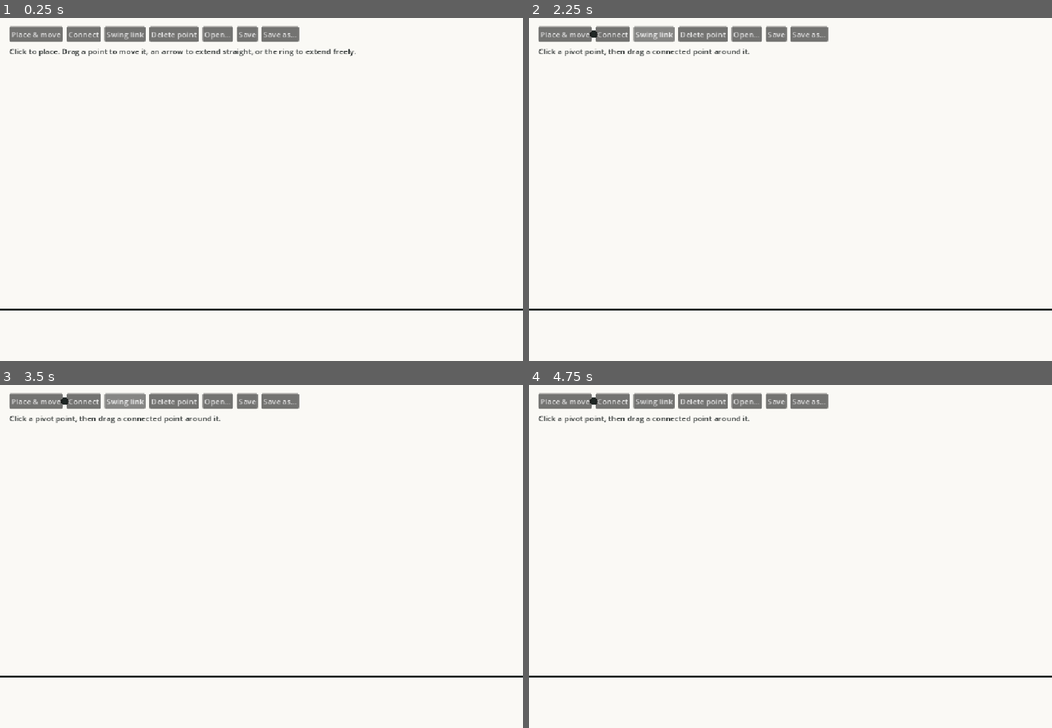
Above: before the commit, frames 1-4 (two rows, left to right).
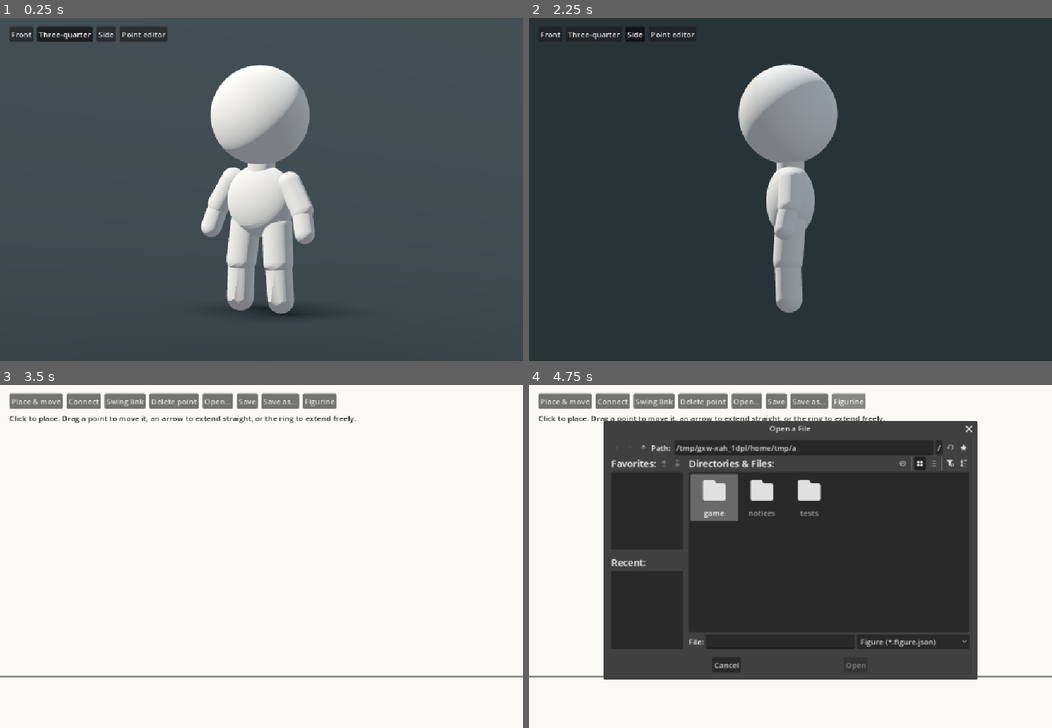
Above: after the commit, the same moments.

Repository: mdlvr1w/creation-game
Game: Godot game, scene res://game/mannequin_view.tscn
Same seed, same stepped clock (60 frames per second), same inputs: the game is played once before the commit and once after it. Before the commit the project starts from res://game/workspace.tscn.
Inputs (mouse positions are in pixels of both pictures, inside the frame that each line leads up to):
- Up to frame 1 (0.25 s): no input
- Up to frame 2 (2.25 s): click (549, 35) at 0.5 s, where only the run after the commit has a clickable "Front"; click (591, 35) at 1.25 s, where only the run after the commit has a clickable "Three-quarter"; click (633, 35) at 2 s, where only the run after the commit has a clickable "Side"
- Up to frame 3 (3.5 s): click (141, 402) at 2.75 s, where only the run after the commit has a clickable "Point editor"
- Up to frame 4 (4.75 s): click "Open…" at 3.5 s; click (848, 402) at 4.25 s, where only the run after the commit has a clickable "Figurine"

The runs differ from the first frame. In frame 1, 97% of the frame differs, in the area x 0-100%, y 0-100%; in frame 2, 99%; in frame 3, 1.4%; in frame 4, 55%.
Error before the commit: Cannot call method 'add_child' on a null value. (res://game/workspace.gd:443)

Commit message:
Show the first white mannequin in a proportion viewer

Diff:
--- /dev/null
+++ b/game/mannequin.gd
@@ -0,0 +1,57 @@
+extends Node3D
+## The starter figurine's visual geometry in a neutral pose.
+## Local +Z is the front. The soles rest at Y = 0.
+
+var material := StandardMaterial3D.new()
+
+
+func _ready() -> void:
+	material.albedo_color = Color.WHITE
+	material.roughness = 0.82
+	material.specular_mode = BaseMaterial3D.SPECULAR_DISABLED
+
+	add_ellipsoid("Head", Vector3(0.0, 2.11, 0.025), Vector3.ONE * 1.06)
+	add_capsule("Neck", Vector3(0.0, 1.48, 0.0), Vector3(0.0, 1.64, 0.0), 0.147)
+	add_ellipsoid("Torso", Vector3(0.0, 1.19, 0.0), Vector3(0.81, 0.78, 0.52))
+	add_limbs("Left", -1.0)
+	add_limbs("Right", 1.0)
+
+
+func add_limbs(side: String, sign_x: float) -> void:
+	var shoulder := Vector3(sign_x * 0.37, 1.40, 0.0)
+	var elbow := Vector3(sign_x * 0.54, 1.12, 0.015)
+	var arm_end := Vector3(sign_x * 0.61, 0.88, 0.065)
+	add_capsule(side + "UpperArm", shoulder, elbow, 0.124)
+	add_capsule(side + "LowerArm", elbow, arm_end, 0.109)
+
+	var hip := Vector3(sign_x * 0.205, 0.94, 0.0)
+	var knee := Vector3(sign_x * 0.24, 0.55, 0.028)
+	var leg_end := Vector3(sign_x * 0.265, 0.143, 0.015)
+	add_capsule(side + "UpperLeg", hip, knee, 0.161)
+	add_capsule(side + "LowerLeg", knee, leg_end, 0.143)
+
+
+func add_ellipsoid(part_name: String, center: Vector3, dimensions: Vector3) -> void:
+	var mesh := SphereMesh.new()
+	mesh.radius = 0.5
+	mesh.height = 1.0
+	var part := add_part(part_name, mesh, center)
+	part.scale = dimensions
+
+
+func add_capsule(part_name: String, start: Vector3, end: Vector3, radius: float) -> void:
+	var mesh := CapsuleMesh.new()
+	mesh.radius = radius
+	mesh.height = start.distance_to(end) + 2.0 * radius
+	var part := add_part(part_name, mesh, (start + end) * 0.5)
+	part.quaternion = Quaternion(Vector3.UP, (end - start).normalized())
+
+
+func add_part(part_name: String, mesh: PrimitiveMesh, center: Vector3) -> MeshInstance3D:
+	var part := MeshInstance3D.new()
+	part.name = part_name
+	part.mesh = mesh
+	part.material_override = material
+	part.position = center
+	add_child(part)
+	return part
--- /dev/null
+++ b/game/mannequin_view.gd
@@ -0,0 +1,88 @@
+extends Node3D
+
+const Mannequin := preload("res://game/mannequin.gd")
+const FIGURINE_TARGET := Vector3(0.0, 1.31, 0.0)
+const VIEW_NAMES := ["Front", "Three-quarter", "Side"]
+const VIEW_ANGLES := [0.0, 35.0, 90.0]
+
+var camera := Camera3D.new()
+var view_buttons: Array[Button] = []
+
+
+func _ready() -> void:
+	add_stage()
+	add_child(Mannequin.new())
+	camera.projection = Camera3D.PROJECTION_ORTHOGONAL
+	camera.size = 3.65
+	add_child(camera)
+	camera.make_current()
+	add_controls()
+	set_view(1)
+
+
+func add_stage() -> void:
+	var world := WorldEnvironment.new()
+	world.environment = Environment.new()
+	world.environment.background_mode = Environment.BG_COLOR
+	world.environment.background_color = Color("#283338")
+	world.environment.ambient_light_source = Environment.AMBIENT_SOURCE_COLOR
+	world.environment.ambient_light_color = Color("#e2eaf0")
+	world.environment.ambient_light_energy = 0.26
+	add_child(world)
+
+	var stage := MeshInstance3D.new()
+	var mesh := PlaneMesh.new()
+	mesh.size = Vector2(300.0, 300.0)
+	stage.mesh = mesh
+	var surface := StandardMaterial3D.new()
+	surface.albedo_color = Color("#404b51")
+	surface.roughness = 1.0
+	stage.material_override = surface
+	stage.position.y = -0.003
+	add_child(stage)
+
+	add_light(Vector3(-48, -32, 0), Color("#fff3e4"), 0.22, true)
+	add_light(Vector3(-26, 145, 0), Color("#d9ebff"), 0.12, false)
+
+
+func add_light(angle: Vector3, color: Color, energy: float, casts_shadow: bool) -> void:
+	var light := DirectionalLight3D.new()
+	light.rotation_degrees = angle
+	light.light_color = color
+	light.light_energy = energy
+	light.shadow_enabled = casts_shadow
+	light.directional_shadow_max_distance = 12.0
+	add_child(light)
+
+
+func add_controls() -> void:
+	var interface := CanvasLayer.new()
+	add_child(interface)
+	var toolbar := HBoxContainer.new()
+	toolbar.position = Vector2(20.0, 18.0)
+	toolbar.add_theme_constant_override("separation", 8)
+	interface.add_child(toolbar)
+
+	for index in VIEW_NAMES.size():
+		var button := Button.new()
+		button.text = VIEW_NAMES[index]
+		button.custom_minimum_size.y = 32
+		button.toggle_mode = true
+		button.pressed.connect(set_view.bind(index))
+		toolbar.add_child(button)
+		view_buttons.append(button)
+
+	var editor := Button.new()
+	editor.text = "Point editor"
+	editor.custom_minimum_size.y = 32
+	editor.pressed.connect(func(): get_tree().change_scene_to_file("res://game/workspace.tscn"))
+	toolbar.add_child(editor)
+
+
+func set_view(index: int) -> void:
+	var angle := deg_to_rad(VIEW_ANGLES[index])
+	var vertical_offset := 0.65 if index == 1 else 0.0
+	camera.position = FIGURINE_TARGET + Vector3(sin(angle) * 6.0, vertical_offset, cos(angle) * 6.0)
+	camera.look_at(FIGURINE_TARGET)
+	for button_index in view_buttons.size():
+		view_buttons[button_index].set_pressed_no_signal(button_index == index)
--- /dev/null
+++ b/game/mannequin_view.tscn
@@ -0,0 +1,6 @@
+[gd_scene load_steps=2 format=3]
+
+[ext_resource type="Script" path="res://game/mannequin_view.gd" id="1"]
+
+[node name="MannequinView" type="Node3D"]
+script = ExtResource("1")
--- a/game/workspace.gd
+++ b/game/workspace.gd
@@ -79,6 +79,7 @@
 	add_button(toolbar, "Open…", request_open)
 	add_button(toolbar, "Save", request_save)
 	add_button(toolbar, "Save as…", show_save_dialog)
+	add_button(toolbar, "Figurine", request_figurine)
 	get_viewport().size_changed.connect(redraw)
 
 	status.position = Vector2(20, 58)
@@ -430,12 +431,26 @@
 
 
 func request_open() -> void:
+	confirm_unsaved_changes(
+		"Open another figure? Unsaved changes will be lost if it loads successfully.",
+		func(): open_dialog.popup_centered_ratio(0.7)
+	)
+
+
+func request_figurine() -> void:
+	confirm_unsaved_changes(
+		"Return to the figurine? Unsaved changes to this figure will be lost.",
+		func(): get_tree().change_scene_to_file("res://game/mannequin_view.tscn")
+	)
+
+
+func confirm_unsaved_changes(message: String, action: Callable) -> void:
 	if figure.encode() == saved_figure:
-		open_dialog.popup_centered_ratio(0.7)
+		action.call()
 		return
 	var confirmation := ConfirmationDialog.new()
-	confirmation.dialog_text = "Open another figure? Unsaved changes will be lost if it loads successfully."
-	confirmation.confirmed.connect(func(): open_dialog.popup_centered_ratio(0.7))
+	confirmation.dialog_text = message
+	confirmation.confirmed.connect(action)
 	confirmation.visibility_changed.connect(func():
 		if not confirmation.visible:
 			confirmation.queue_free()
--- a/project.godot
+++ b/project.godot
@@ -1,7 +1,7 @@
 config_version=5
 
 [application]
-run/main_scene="res://game/workspace.tscn"
+run/main_scene="res://game/mannequin_view.tscn"
 
 [display]
 window/size/viewport_width=1100
@@ -13,3 +13,4 @@
 [rendering]
 renderer/rendering_method="gl_compatibility"
 renderer/rendering_method.mobile="gl_compatibility"
+anti_aliasing/quality/msaa_3d=2
Not shown, added: game/mannequin.gd.uid
Not shown, added: game/mannequin_view.gd.uid
Not shown, changed: DESIGN-JOURNAL.md
